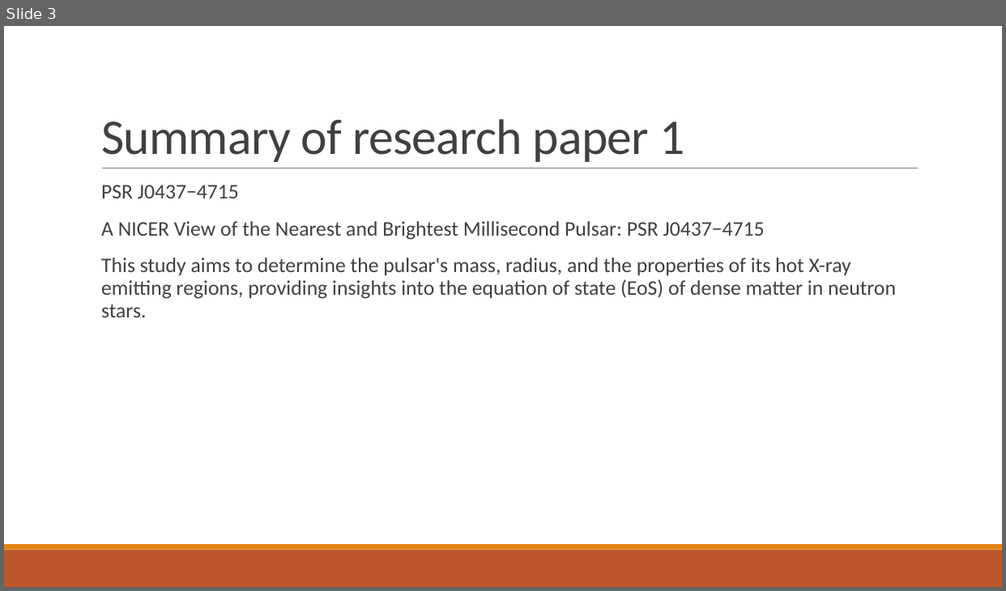
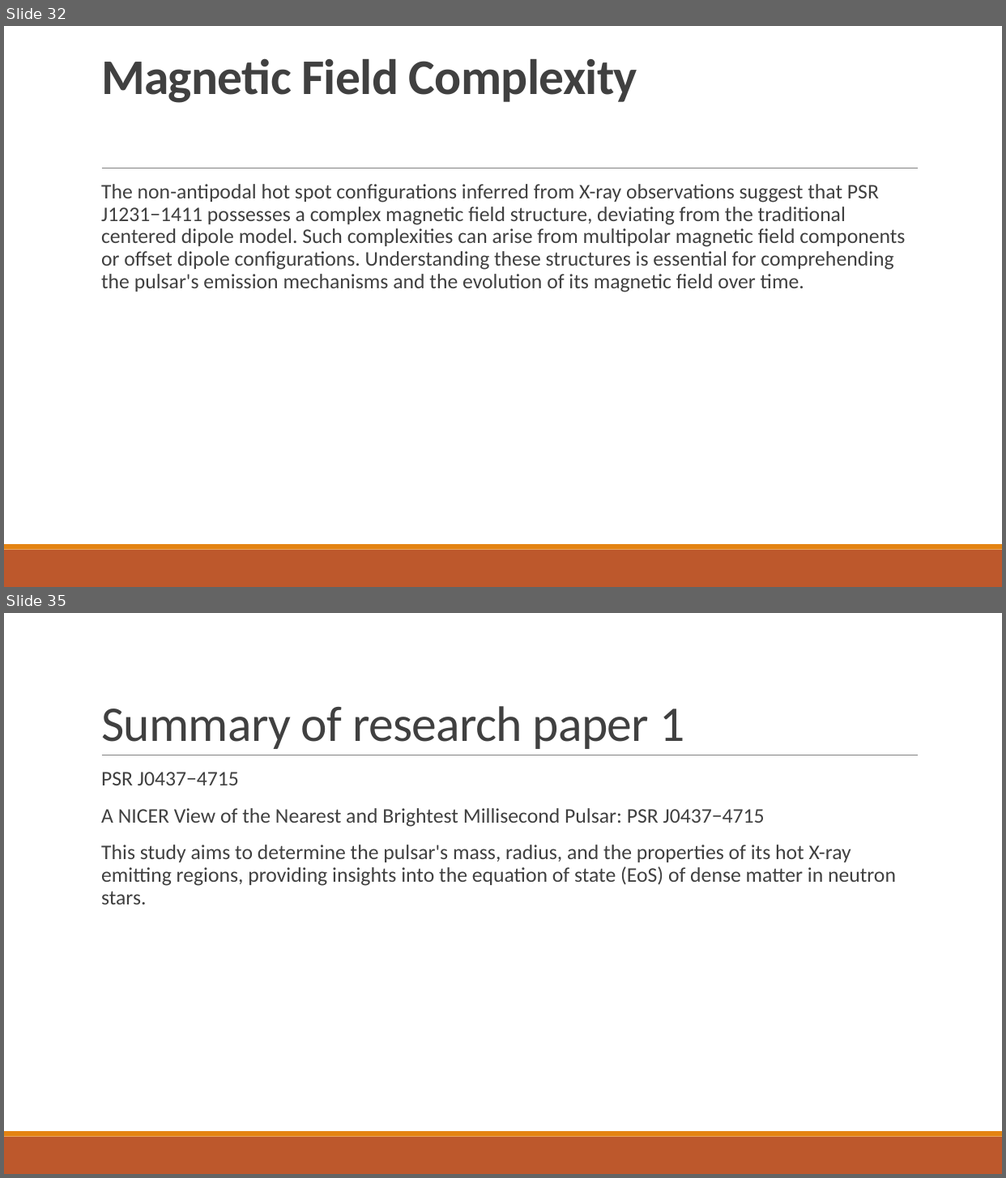
Before and after one commit to Avanee03/PPM-of-Neutron-star-Unveiling-hot-spot-geometry, a slide deck: Initial presentation.pptx. Shown one above the other, each under a label of ours: slide 3 before the commit, slides 32 and 35 after it; the slides between them are not shown. The pictures are 1006x591 and 1006x1178 pixels, drawn with LibreOffice and Linux fonts; fonts in the diff are those of the drawing. Boxes give left, top, right and bottom in pixels: in the first picture for what was removed or moved away, otherwise in the second. Text is boxed around its words. In the diff, an @@ line names an element or a change of style, - is before the commit and + after.

```diff
--- a/Initial presentation.pptx
+++ b/Initial presentation.pptx
@@ slide 32 added at [4, 26, 1002, 587], background #FFFFFF; not listed: 3 template elements that a slide beside it also shows @@
@@ title added at [101, 58, 637, 103], 48 pt, text #404040, bold @@
+Magnetic Field Complexity
@@ text added at [101, 184, 905, 292], 20 pt, text #404040 @@
+  The non-antipodal hot spot configurations inferred from X-ray observations suggest that PSR J1231−1411 possesses a complex magnetic field structure, deviating from the traditional centered dipole model. Such complexities can arise from multipolar magnetic field components or offset dipole configurations. Understanding these structures is essential for comprehending the pulsar's emission mechanisms and the evolution of its magnetic field over time.
@@ what was slide 3 is now slide 35 @@
```
Also in this commit, not shown: 31 other slides added.
